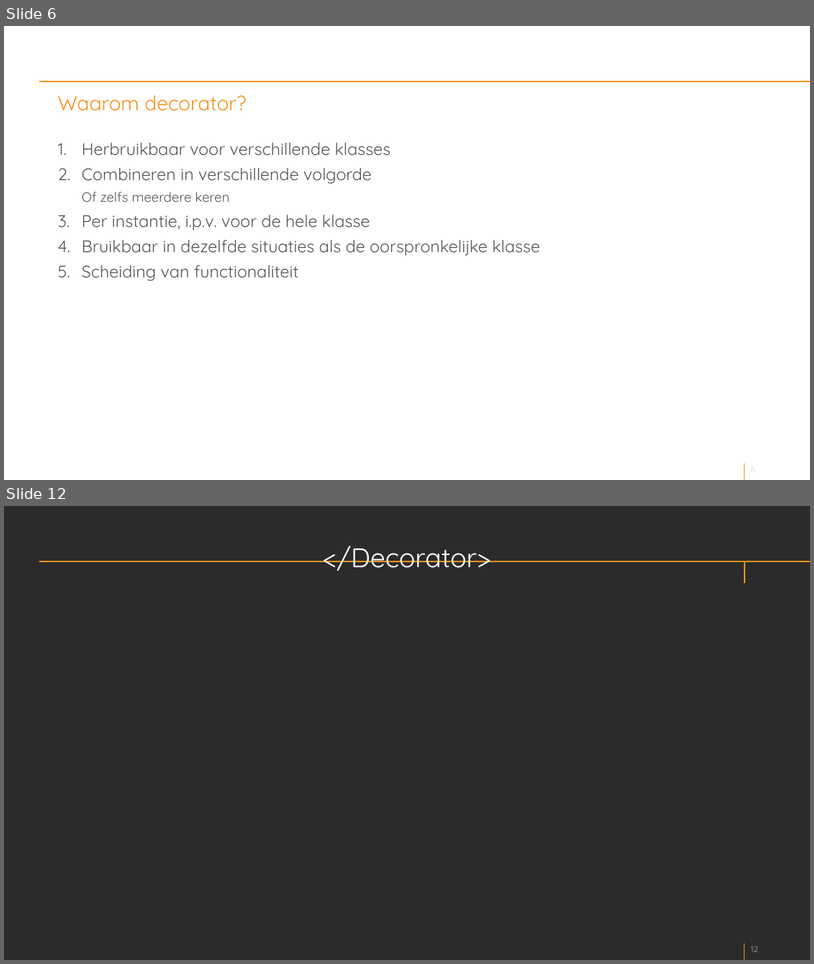
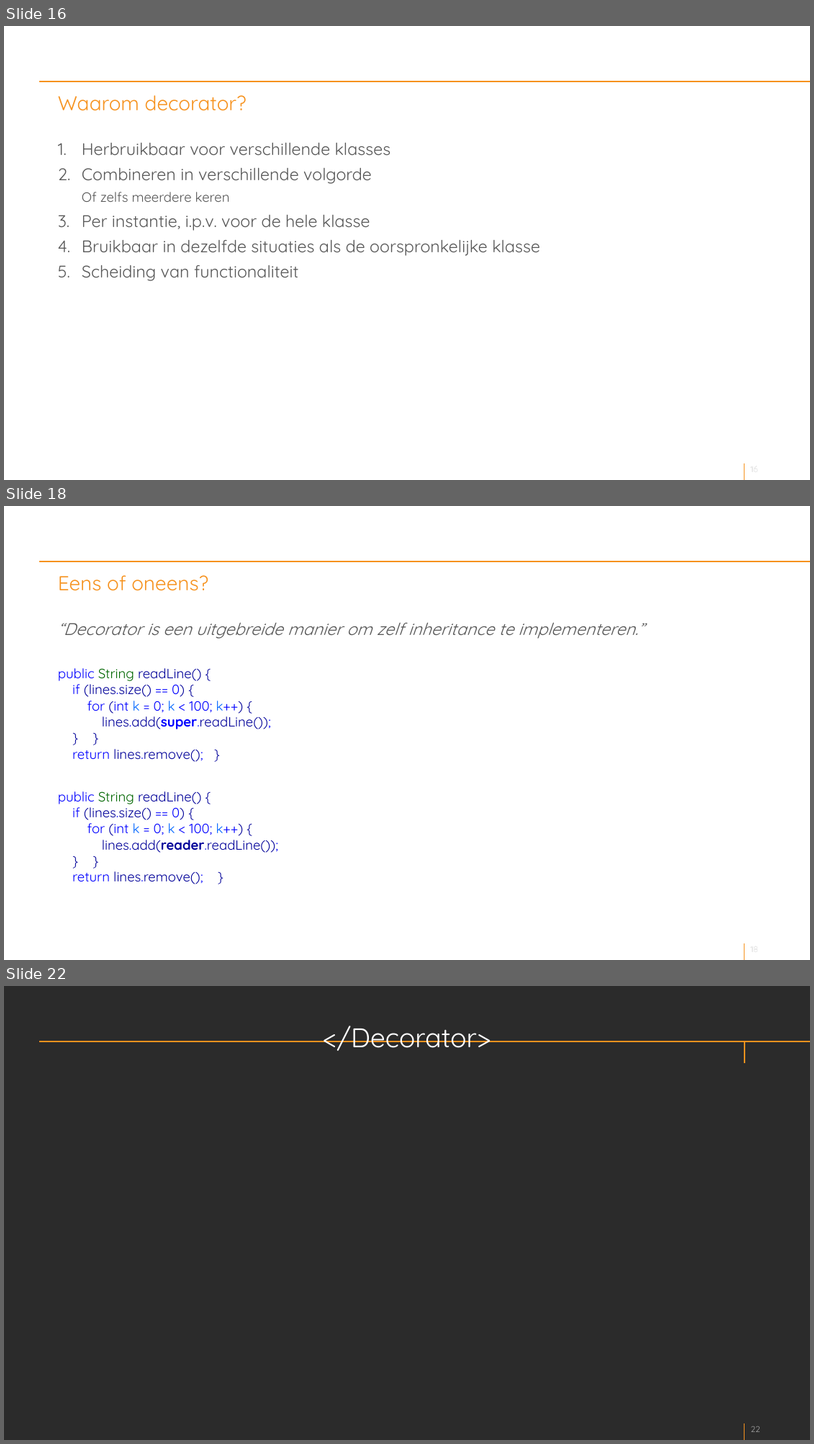
Before and after one commit to markKL1/decorator, a slide deck: presentation/decorator-v1.pptx. Shown one above the other, each under a label of ours: slides 6 and 12 before the commit, slides 16, 18 and 22 after it; the slides between them are not shown. The pictures are 814x964 and 814x1444 pixels, drawn with LibreOffice and Linux fonts; fonts in the diff are those of the drawing; background and template pictures are left out; a plain dark background stands for a picture behind light text. Boxes give left, top, right and bottom in pixels: in the first picture for what was removed or moved away, otherwise in the second. Text is boxed around its words. In the diff, an @@ line names an element or a change of style, - is before the commit and + after.

```diff
--- a/presentation/decorator-v1.pptx
+++ b/presentation/decorator-v1.pptx
@@ slide 18 added at bbox=[4, 506, 810, 960], background picture (left out); not listed: 4 template elements that a slide beside it also shows @@
@@ title added at bbox=[58, 575, 208, 591], 24 pt, text #F6921E @@
+Eens of oneens?
@@ text added at bbox=[58, 623, 644, 884], 16 pt, text #000099 @@
+“Decorator is een uitgebreide manier om zelf inheritance te implementeren.”
+public String readLine() {
+if (lines.size() == 0) {
+for (int k = 0; k < 100; k++) {
+lines.add(super.readLine());
+} }
+return lines.remove(); }
+public String readLine() {
+if (lines.size() == 0) {
+for (int k = 0; k < 100; k++) {
+lines.add(reader.readLine());
+} }
+return lines.remove(); }
@@ what was slide 6 is now slide 16 @@
@@ page number at bbox=[748, 464, 778, 475]: text changed @@
-6
+16
@@ page number at bbox=[748, 464, 778, 475]: text changed @@
-6
+16
@@ what was slide 12 is now slide 22 @@
@@ page number at bbox=[751, 1426, 761, 1432]: text changed @@
-12
+22
```
Also in this commit, not shown: 2 slides changed, 11 other slides added, 2 slides removed, 3 other files.
